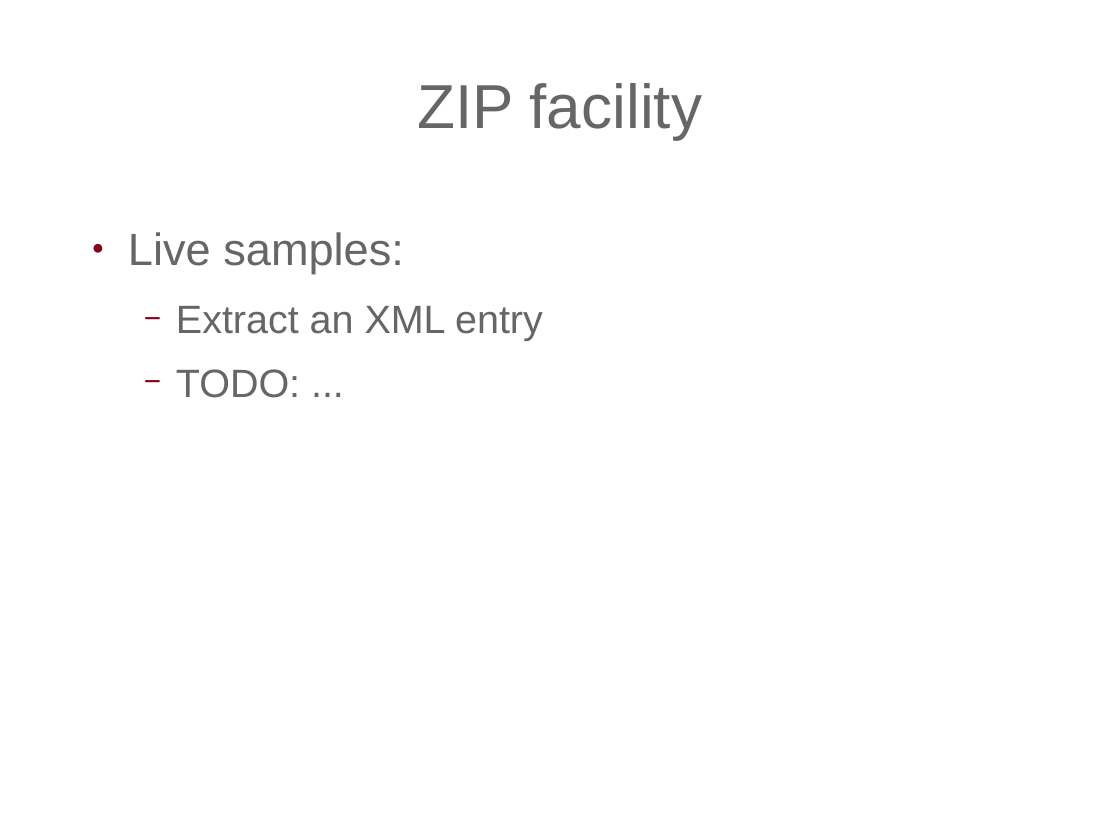
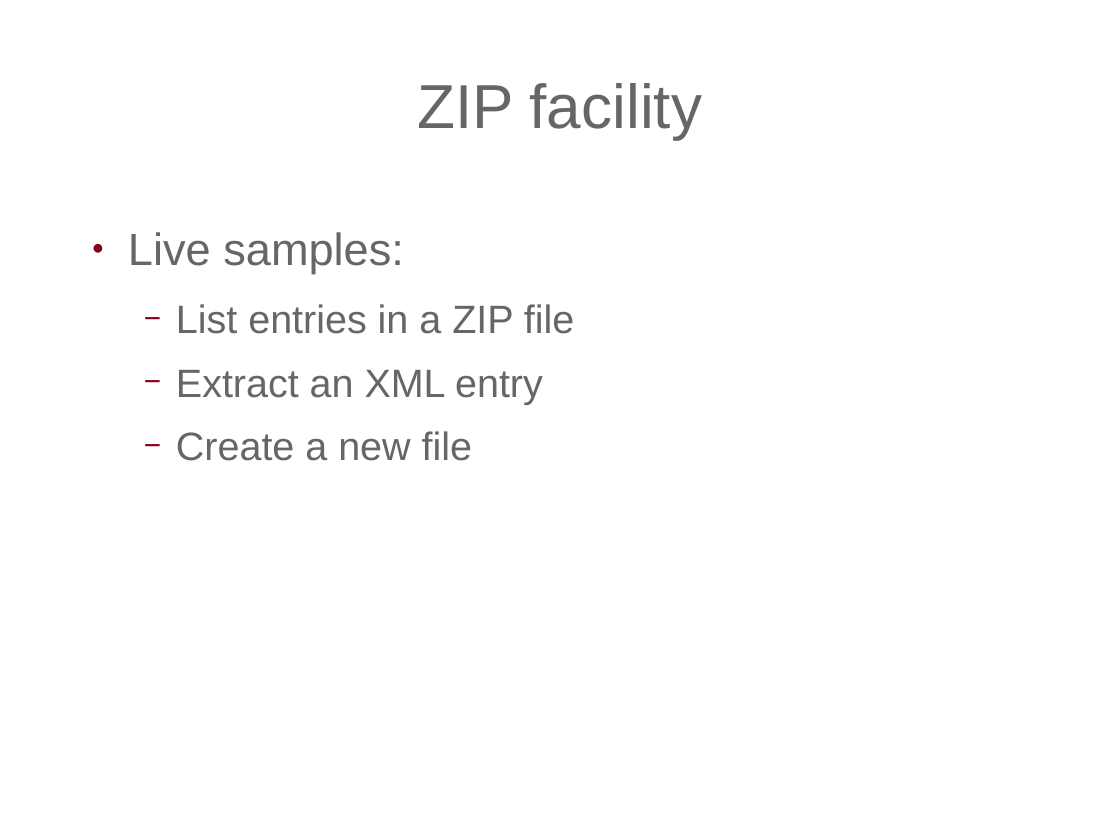
Before and after one commit to expath/expath-www, a slide deck: slide 18 of misc/2009-balisage/presentation/balisage-expath.odp. Drawn at 1120x840 pixels with LibreOffice and Linux fonts; fonts in the diff are those of the drawing; background and template pictures are left out. Boxes give left, top, right and bottom in pixels: in the first picture for what was removed or moved away, otherwise in the second. Text is boxed around its words. In the diff, an @@ line names an element or a change of style, - is before the commit and + after.

```diff
--- a/misc/2009-balisage/presentation/balisage-expath.odp
+++ b/misc/2009-balisage/presentation/balisage-expath.odp
@@ text at box(176, 304, 574, 334): paragraph added @@
+  − List entries in a ZIP file
@@ text at box(176, 431, 472, 461): text changed @@
-  − TODO: ...
+  − Create a new file
```
Also in this commit, not shown: 4 other slides changed, 4 slides added, 2 slides removed, 2 other files.
